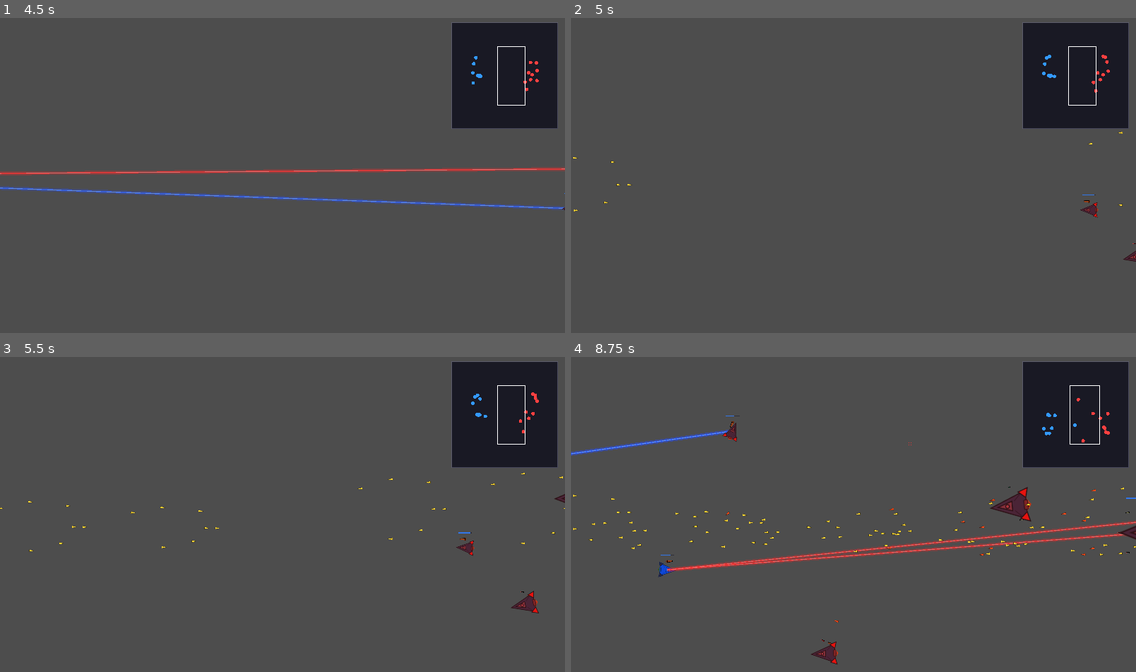
Above: before the commit, frames 1-4 (two rows, left to right).
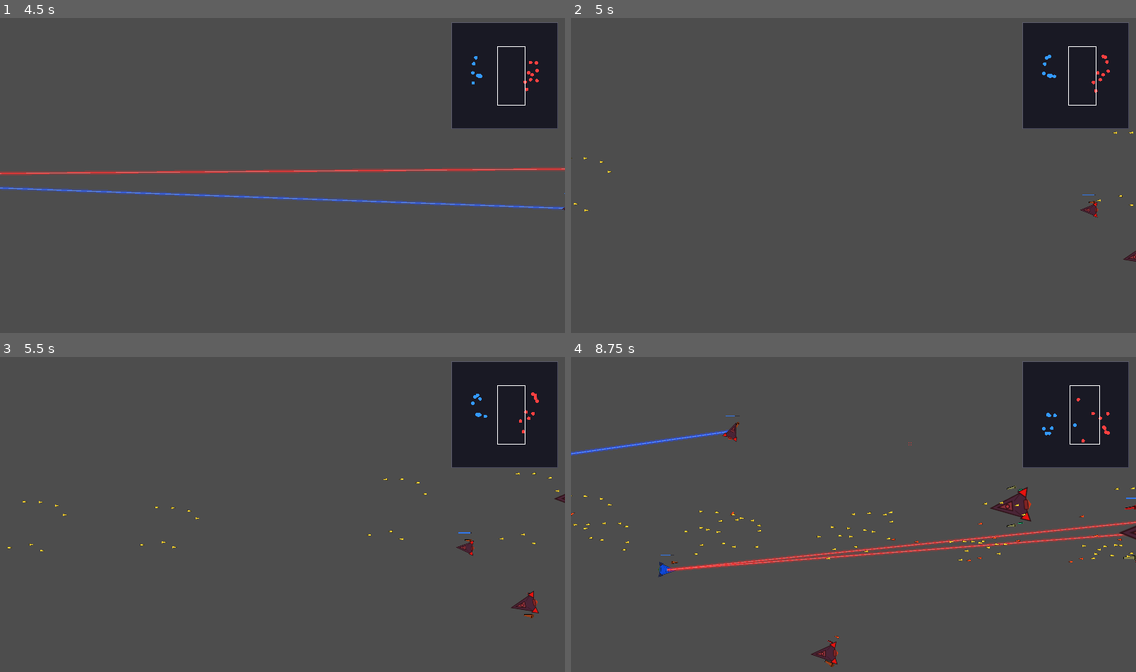
Above: after the commit, the same moments.

Repository: ZhanXuzhao/SpaceRTS
Game: Godot game, scene res://scenes/main.tscn
The game is run twice, just before and just after one commit, with the same random seed, the same clock (stepped at 60 frames per second) and the same inputs.
Inputs (mouse positions are in pixels of both pictures, inside the frame that each line leads up to):
- Up to frame 1 (4.5 s): tap Enter at 0.5 s; move the mouse to (406, 159) at 0.52 s; hold W 0.53-1.25 s; tap R at 0.6 s; click (406, 159) at 0.67 s; drag from (169, 191) to (254, 238) at 1.27 s; move the mouse to (339, 106) at 2.02 s; hold W 2.03-2.75 s; tap H at 2.1 s; drag from (254, 238) to (113, 128) at 2.77 s; move the mouse to (452, 222) at 3.52 s; hold A 3.53-4.25 s; tap G at 3.6 s; drag from (113, 128) to (197, 96) at 4.27 s
- Up to frame 2 (5 s): no input
- Up to frame 3 (5.5 s): move the mouse to (310, 514) at 5.02 s; hold A from 5.03 s (still down); tap X at 5.1 s; click (310, 514) at 5.17 s
- Up to frame 4 (8.75 s): release A at 5.75 s; drag from (768, 435) to (813, 511) at 5.77 s; move the mouse to (977, 498) at 6.52 s; hold W 6.53-7.25 s; tap V at 6.6 s; drag from (740, 530) to (1056, 546) at 7.27 s; move the mouse to (910, 445) at 8.02 s; hold A from 8.03 s (still down); tap 0 at 8.1 s

Frame 1 is identical in both runs. In frame 2, less than 0.1% of the frame differs, in the area x 0-100%, y 36-72%; in frame 3, 0.2%; in frame 4, 0.8%, in the area x 0-100%, y 18-99%.

Commit message:
feat: 武器布置在飞船两侧 + 武器大小随船型缩放

Diff:
--- a/scripts/unit.gd
+++ b/scripts/unit.gd
@@ -76,14 +76,23 @@
 var _slot_cooldowns: Array[float] = []
 
 const SLOT_OFFSETS: Array[Vector2] = [
-	Vector2(0, -40),     # 0: 上
-	Vector2(28, -28),    # 1: 右上
-	Vector2(40, 0),      # 2: 右
-	Vector2(28, 28),     # 3: 右下
-	Vector2(0, 40),      # 4: 下
-	Vector2(-28, 28),    # 5: 左下
-	Vector2(-40, 0),     # 6: 左
-	Vector2(-28, -28),   # 7: 左上
+	# 飞船两侧布置（上侧为负Y，下侧为正Y）
+	Vector2(25, -35),    # 0: 上前1
+	Vector2(25, 35),     # 1: 下前1
+	Vector2(10, -40),    # 2: 上前2
+	Vector2(10, 40),     # 3: 下前2
+	Vector2(-5, -40),    # 4: 上中1
+	Vector2(-5, 40),     # 5: 下中1
+	Vector2(-20, -35),   # 6: 上后1
+	Vector2(-20, 35),    # 7: 下后1
+	Vector2(32, -20),    # 8: 上前3
+	Vector2(32, 20),     # 9: 下前3
+	Vector2(-32, -20),   # 10: 上后2
+	Vector2(-32, 20),    # 11: 下后2
+	Vector2(-10, -25),   # 12: 上中2
+	Vector2(-10, 25),    # 13: 下中2
+	Vector2(0, -30),     # 14: 上中3
+	Vector2(0, 30),      # 15: 下中3
 ]
 
 # ----- 攻击指令相关 -----
@@ -938,20 +947,20 @@
 
 	match w.weapon_type:
 		Weapon.WeaponType.BULLET:
-			barrel_len = 16.0
-			barrel_width = 5.0
+			barrel_len = 16.0 * _size_mult
+			barrel_width = 5.0 * _size_mult
 			color = Color(0.5, 0.5, 0.3)
 		Weapon.WeaponType.MISSILE:
-			barrel_len = 24.0
-			barrel_width = 10.0
+			barrel_len = 24.0 * _size_mult
+			barrel_width = 10.0 * _size_mult
 			color = Color(0.6, 0.25, 0.1)
 		Weapon.WeaponType.LASER:
-			barrel_len = 14.0
-			barrel_width = 4.0
+			barrel_len = 14.0 * _size_mult
+			barrel_width = 4.0 * _size_mult
 			color = Color(0.7, 0.1, 0.1)
 		Weapon.WeaponType.PD:
-			barrel_len = 8.0
-			barrel_width = 3.0
+			barrel_len = 8.0 * _size_mult
+			barrel_width = 3.0 * _size_mult
 			color = Color(0.1, 0.8, 0.5)
 
 	# 底座
